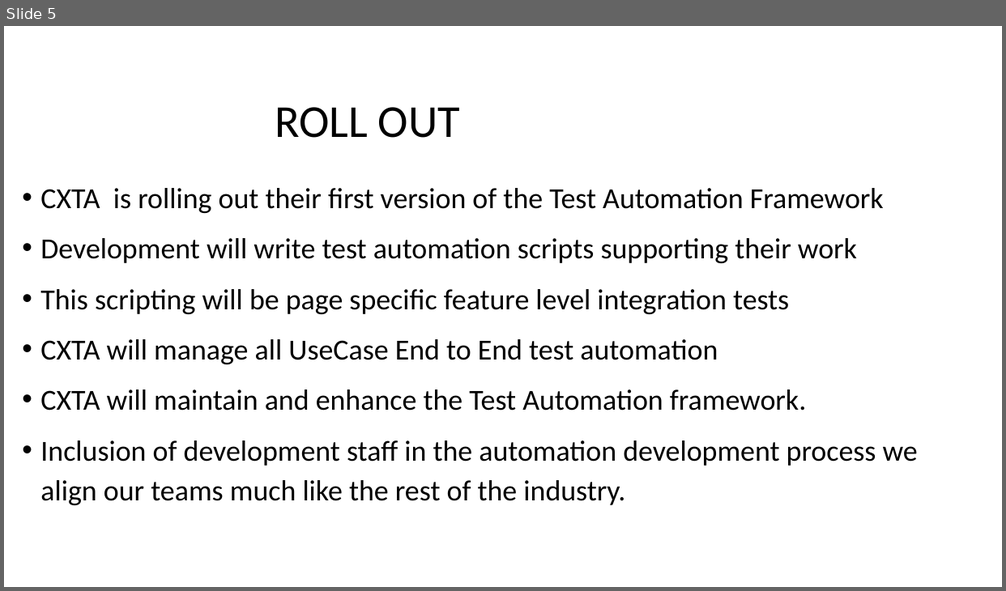
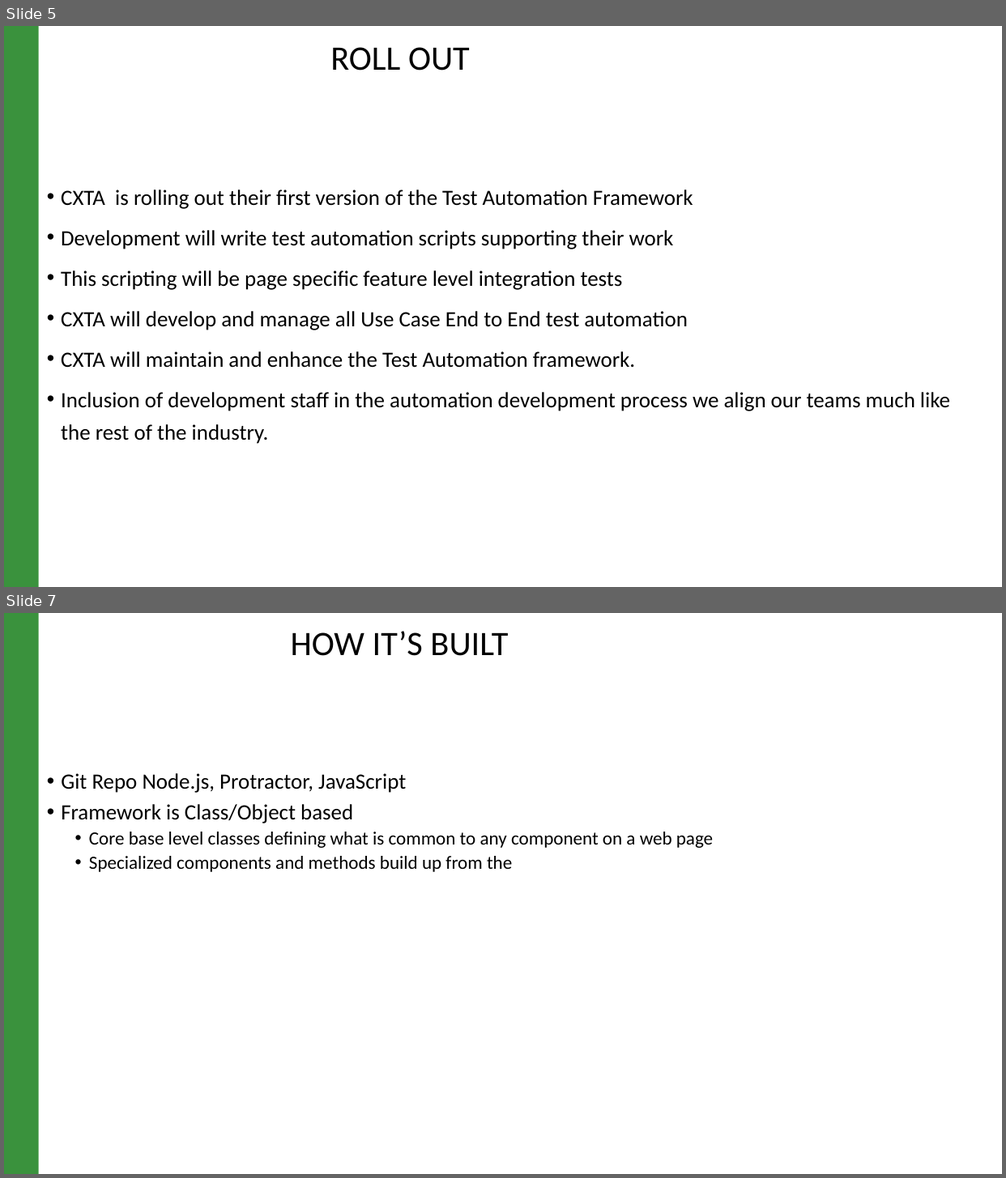
Before and after one commit to raghav9329/mainProf, a slide deck: CurrentWork_Delta/CX_StrategyPowerPoint.pptx. Shown one above the other, each under a label of ours: slide 5 before the commit, slides 5 and 7 after it; the slides between them are not shown. The pictures are 1006x591 and 1006x1178 pixels, drawn with LibreOffice and Linux fonts; fonts in the diff are those of the drawing. Boxes give left, top, right and bottom in pixels: in the first picture for what was removed or moved away, otherwise in the second. Text is boxed around its words. In the diff, an @@ line names an element or a change of style, - is before the commit and + after.

```diff
--- a/CurrentWork_Delta/CX_StrategyPowerPoint.pptx
+++ b/CurrentWork_Delta/CX_StrategyPowerPoint.pptx
@@ slide 7 added at <box>4,613,1002,1174</box>, background #FFFFFF; not listed: 1 template element that a slide beside it also shows @@
@@ title added at <box>291,631,508,656</box>, 33 pt, text #000000 @@
+HOW IT’S BUILT
@@ text added at <box>61,773,713,872</box>, 18 pt, text #000000 @@
+• Git Repo Node.js, Protractor, JavaScript
+• Framework is Class/Object based
+  • Core base level classes defining what is common to any component on a web page
+  • Specialized components and methods build up from the
@@ slide 5 changed as well @@
@@ rectangle added at <box>4,26,39,587</box>, fill #3A923D @@
@@ title "ROLL OUT": place and size @@
-title "ROLL OUT" at <box>275,107,460,138</box>
+title "ROLL OUT" at <box>330,47,470,71</box>
@@ title "ROLL OUT" at <box>330,47,470,71</box>: size 44 to 33 pt @@
@@ text "CXTA is rolling out their ...": place and size @@
-text "CXTA is rolling out their ..." at <box>40,188,918,506</box>
+text "CXTA is rolling out their ..." at <box>61,190,950,444</box>
@@ text at <box>61,190,950,444</box>: size 28 to 21 pt in "CXTA is rolling out their first version ...", "Development will write test automation scripts supporting ...", "This scripting will be page specific feature ...", "CXTA will maintain and enhance the Test ..." and 1 more places; indent changed; line spacing 1.15 to 1.25; less space between paragraphs @@
@@ text at <box>61,311,688,331</box>: text changed; size 28 to 21 pt @@
-• CXTA will manage all UseCase End to End test automation
+• CXTA will develop and manage all Use Case End to End test automation
```
Also in this commit, not shown: 4 other slides changed, 7 other slides added, 5 slides removed, 14 other files.
